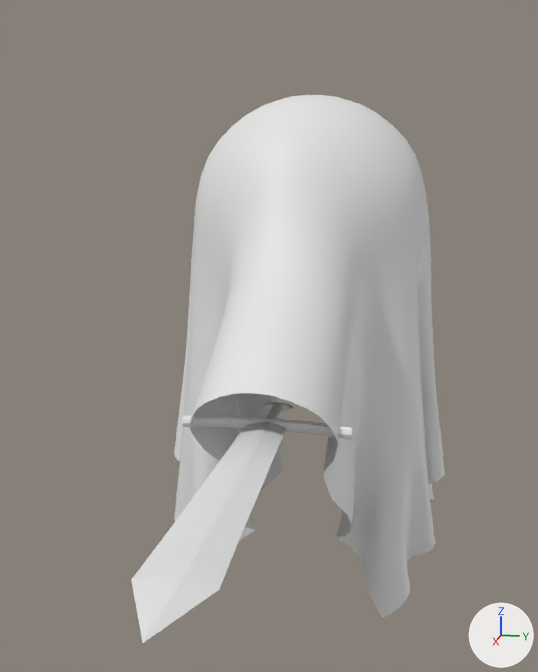
The Blender file Stuff/ghost/ghost.blend, before and after one commit.
Both versions are drawn from a 50 mm lens placed at (6.55, 0.92, 4.02), pointed at (0.6, -0.27, 2.53). Lighting does not change. The marker at lower right points along +X, +Y and +Z.

Names of what the first picture shows: 'ghost', 'sword'.
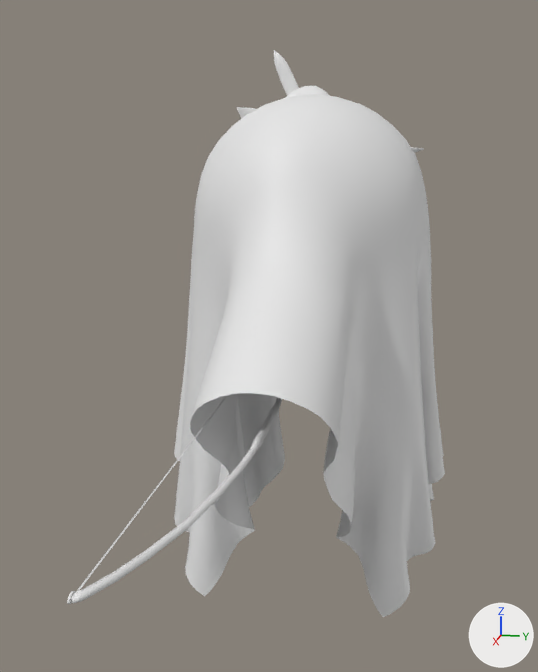
Commit message: Added archer hat to ghost

Location of each change, [x1, y1, x2, y2] in pixels of the pictures (538 x 672 px):
'sword', hidden
    before: [131, 402, 352, 643]
'Cylinder', added
    after: [67, 395, 282, 604]
'archer_hat', added
    after: [237, 50, 424, 153]

What changed in the scene script:
```text
Add me_sphere_001:
    me_sphere_001.from_pydata(...)  # 780 vertices, 895 faces; spans x -0.34..0.35, y -0.62..0.93, z -0.12..0.83
Add me_cylinder:
    me_cylinder.from_pydata(...)  # 526 vertices, 511 faces; spans x -0.03..0.03, y -0.43..0.03, z -2.06..2.06
Change ob_sword:
    ob_sword.rotation_euler: (0.0, 0.0, -1.571) -> (0.0, 0.0, 0.0)  # degrees (0, 0, -90) -> degrees (0, 0, 0)
    ob_sword.location: (2.02, 0.0, 2.28) -> (0.0, 0.0, 0.0)
    add ob_sword.hide_viewport = True
Add ob_archer_hat:
    ob_archer_hat = bpy.data.objects.new('archer_hat', me_sphere_001)
    ob_archer_hat.location = (0.0, 0.0, 4.07)
    ob_archer_hat.rotation_euler = (0.000105, 0.0103, 0.0103)  # degrees (0, 0.6, 0.6)
Add ob_cylinder:
    ob_cylinder = bpy.data.objects.new('Cylinder', me_cylinder)
    ob_cylinder.location = (2.02, 0.0, 2.28)
    ob_cylinder.rotation_euler = (0.0103, -1.561, 0.0)  # degrees (0.6, -89, 0)
```
